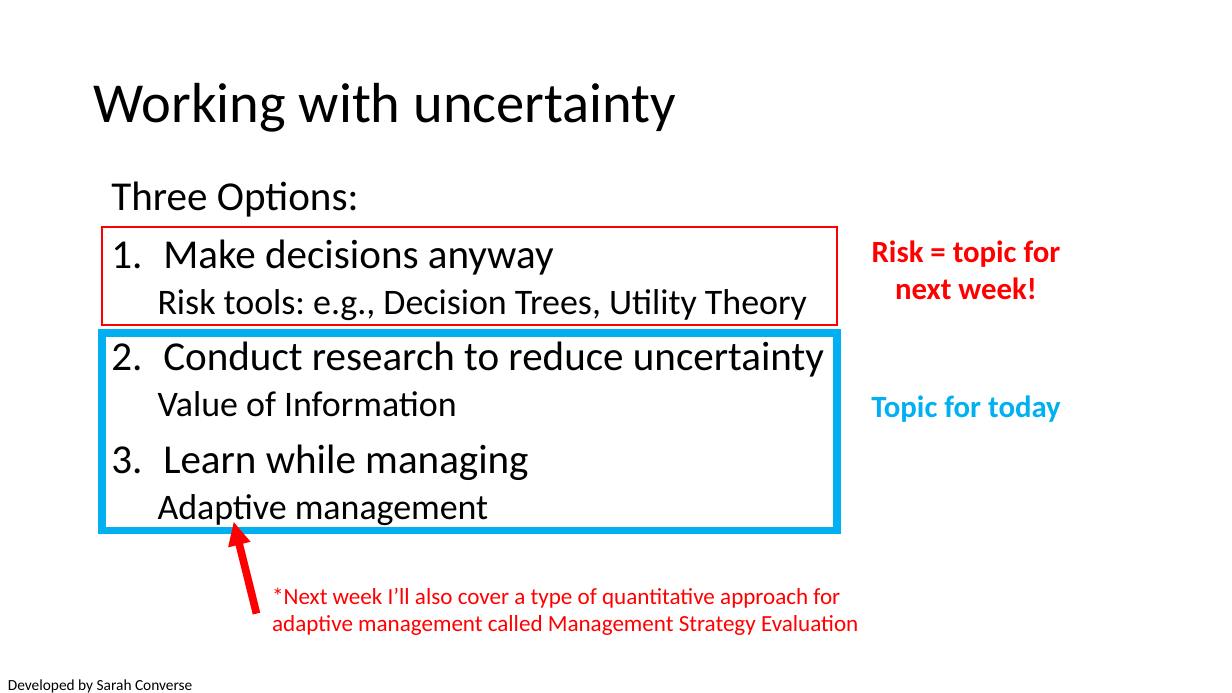
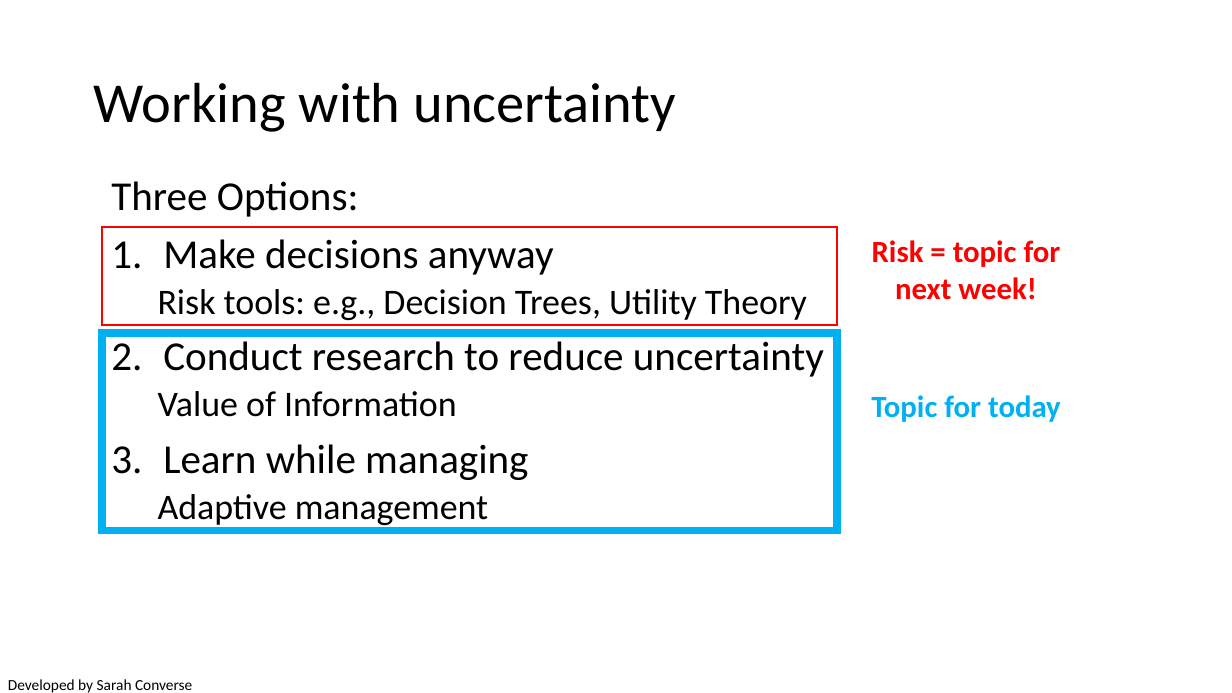
Before and after one commit to briellekthompson/NATR_8001_DecisionAnalysis_Fall25_Mizzou, a slide deck: slide 61 of material/Week6-UncertaintyPart1/Week6_SDM_Mizzou.pptx (slide 60 before the commit). Drawn at 1232x693 pixels with LibreOffice and Linux fonts; fonts in the diff are those of the drawing. Boxes give left, top, right and bottom in pixels: in the first picture for what was removed or moved away, otherwise in the second. Text is boxed around its words. In the diff, an @@ line names an element or a change of style, - is before the commit and + after.

Commit message:
Week 6 material

```diff
--- a/material/Week6-UncertaintyPart1/Week6_SDM_Mizzou.pptx
+++ b/material/Week6-UncertaintyPart1/Week6_SDM_Mizzou.pptx
@@ arrow removed from (257, 614) to (234, 522) @@
@@ text removed at (272, 587, 858, 635) @@
-*Next week I’ll also cover a type of quantitative approach for adaptive management called Management Strategy Evaluation
```
Also in this commit, not shown: 2 other slides changed, 1 slide added, 1 other file.
